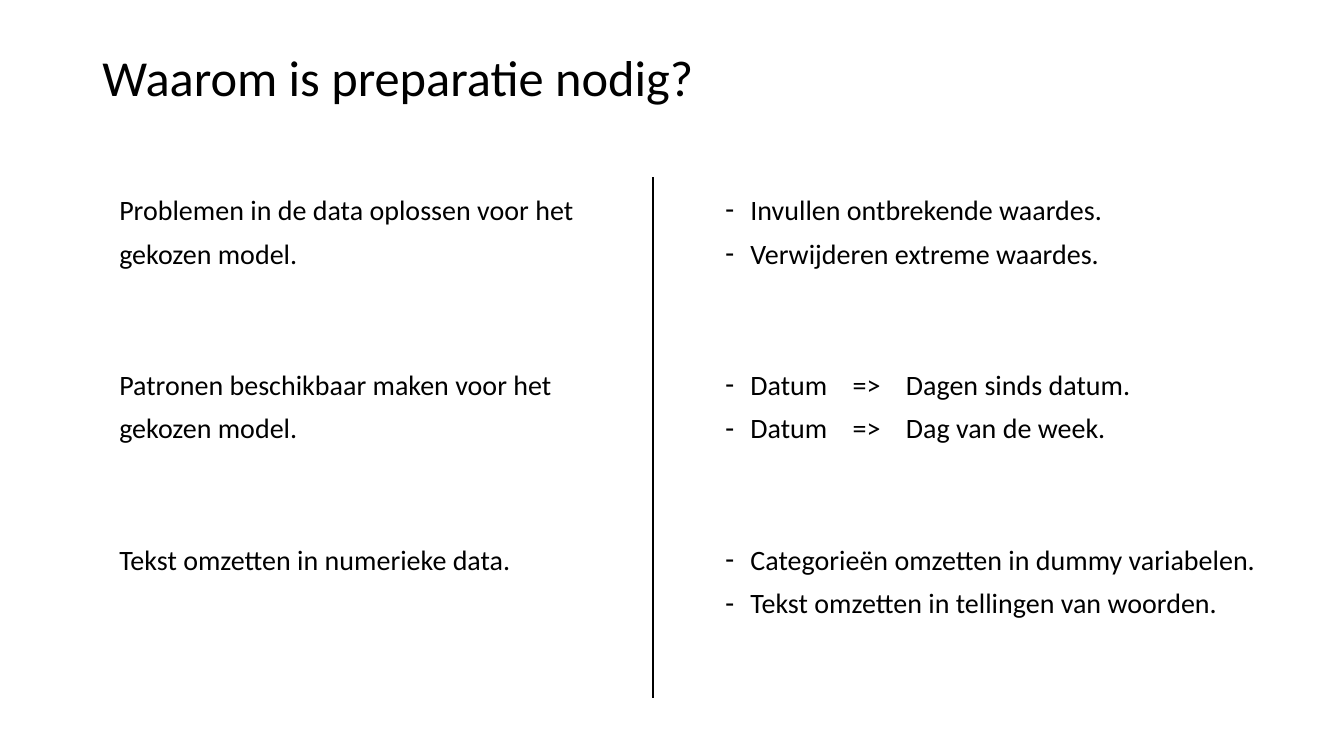
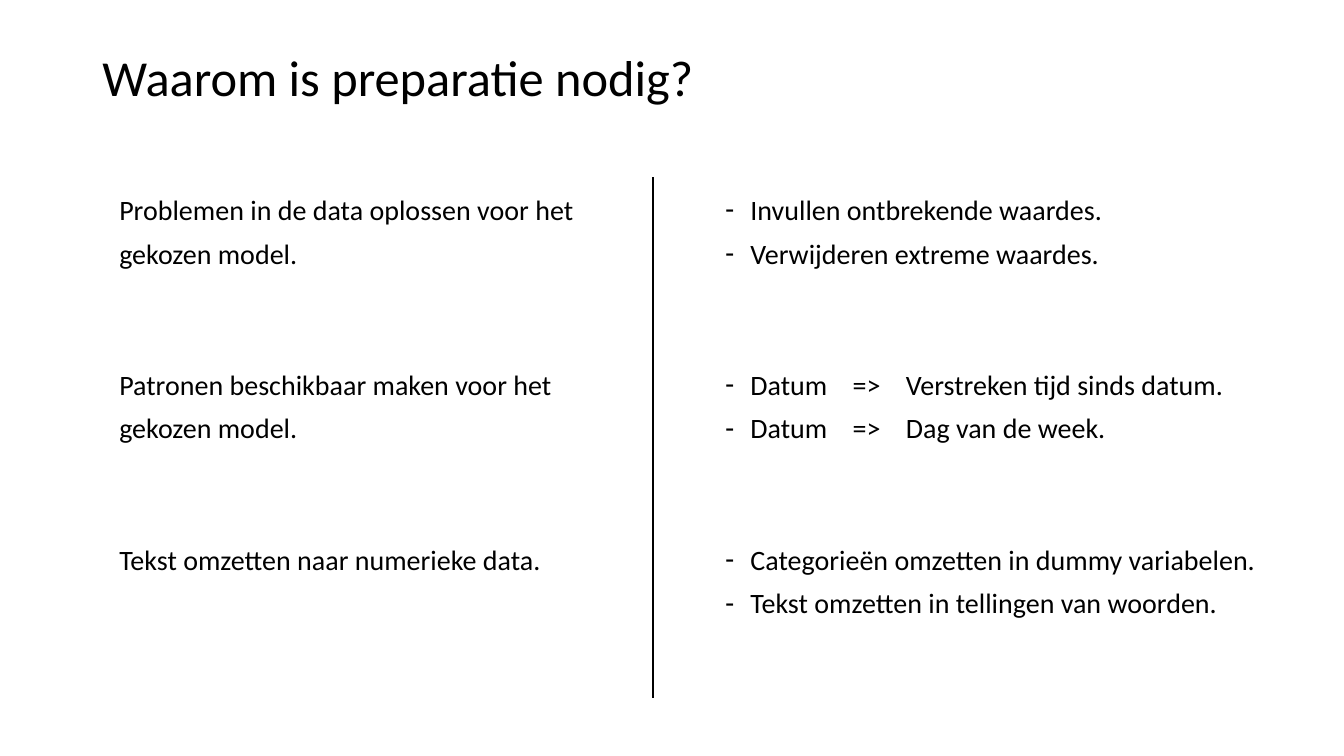
Before and after one commit to LFKoning/knowledge-sharing, a slide deck: slide 11 of python_trainees/4_scikit_learn/python_traineeship_4.pptx. Drawn at 1344x756 pixels with LibreOffice and Linux fonts; fonts in the diff are those of the drawing. Boxes give left, top, right and bottom in pixels: in the first picture for what was removed or moved away, otherwise in the second. Text is boxed around its words. In the diff, an @@ line names an element or a change of style, - is before the commit and + after.

```diff
--- a/python_trainees/4_scikit_learn/python_traineeship_4.pptx
+++ b/python_trainees/4_scikit_learn/python_traineeship_4.pptx
@@ text at <box>750,375,1222,400</box>: text changed @@
-– Datum => Dagen sinds datum.
+– Datum => Verstreken tijd sinds datum.
@@ text at <box>119,550,540,571</box>: text changed @@
-Tekst omzetten in numerieke data.
+Tekst omzetten naar numerieke data.
```
Also in this commit, not shown: 10 other slides changed, 3 slides added, 1 slide removed, 12 other files.
